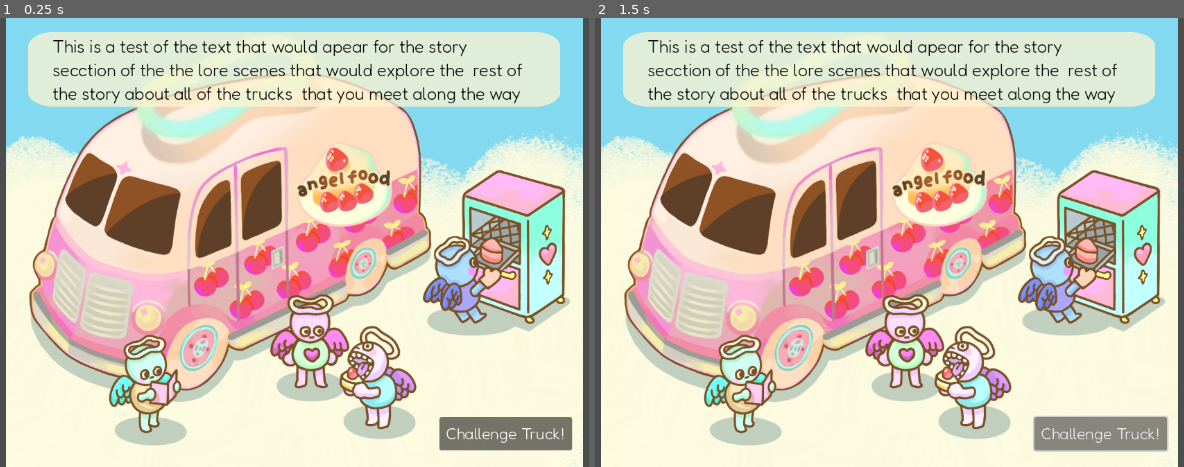
Above: before the commit, frames 1-2 (left to right).
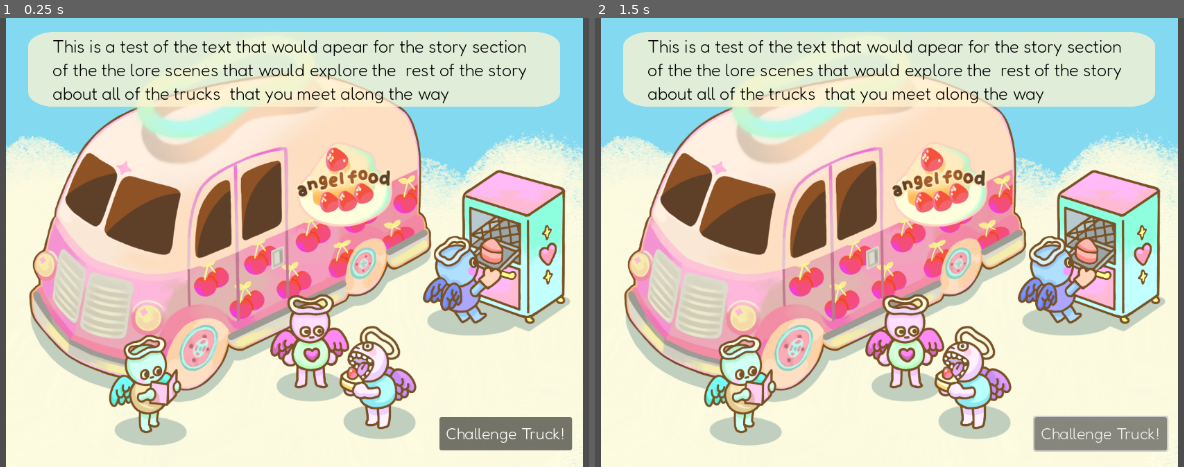
Above: after the commit, the same moments.

Repository: Gus700/FoodTruckBattles
Game: Godot game, scene res://scenes/loreScene.tscn
The game is run twice, just before and just after one commit, with the same random seed, the same clock (stepped at 60 frames per second) and the same inputs. This scene is started directly instead of the project's main scene.
Inputs:
- Up to frame 1 (0.25 s): no input
- Up to frame 2 (1.5 s): click "Challenge Truck!" at 0.5 s; click "Challenge Truck!" at 1.25 s

The runs differ from the first frame. In frame 1, 2.1% of the frame differs, in the area x 8-90%, y 4-20%; in frame 2, 2.1%.

Commit message:
Typo and Organization
Fixed a typo in the lore scene text bubble and added a couple of folders for Scene organization

Diff:
--- a/scenes/Credits.tscn
+++ b/scenes/Credits.tscn
@@ -1,7 +1,7 @@
-[gd_scene load_steps=4 format=3 uid="uid://dvelr5ka7otyy"]
+[gd_scene load_steps=4 format=3 uid="uid://bh81fxcqoi63x"]
 
-[ext_resource type="Script" path="res://scripts/globalScripts/scene.gd" id="1_b4yyb"]
-[ext_resource type="Script" path="res://scripts/globalScripts/ChangeSceneButton.gd" id="1_lt7lk"]
+[ext_resource type="Script" path="res://scripts/SceneManager/scene.gd" id="1_urrrw"]
+[ext_resource type="Script" path="res://scripts/SceneManager/ChangeSceneButton.gd" id="2_gry6h"]
 
 [sub_resource type="LabelSettings" id="LabelSettings_8u650"]
 font_size = 33
@@ -18,7 +18,7 @@
 anchor_bottom = 1.0
 grow_horizontal = 2
 grow_vertical = 2
-script = ExtResource("1_b4yyb")
+script = ExtResource("1_urrrw")
 
 [node name="ColorRect" type="ColorRect" parent="."]
 layout_mode = 0
@@ -43,7 +43,7 @@
 offset_right = 275.0
 offset_bottom = 615.0
 text = "Return to Main Menu"
-script = ExtResource("1_lt7lk")
+script = ExtResource("2_gry6h")
 dest = "MainMenu"
 
 [connection signal="get_dest" from="Cred_Main Menu" to="." method="_on_change_scene_button_get_dest"]
--- a/scenes/MainMenu.tscn
+++ b/scenes/MainMenu.tscn
@@ -1,7 +1,7 @@
-[gd_scene load_steps=4 format=3 uid="uid://c4ruevjqne3aa"]
+[gd_scene load_steps=4 format=3 uid="uid://cv3tnjlpim0ks"]
 
-[ext_resource type="Script" path="res://scripts/globalScripts/scene.gd" id="1_mhper"]
-[ext_resource type="Script" path="res://scripts/globalScripts/ChangeSceneButton.gd" id="1_osf7u"]
+[ext_resource type="Script" path="res://scripts/SceneManager/scene.gd" id="1_cgfym"]
+[ext_resource type="Script" path="res://scripts/SceneManager/ChangeSceneButton.gd" id="2_64bw0"]
 
 [sub_resource type="LabelSettings" id="LabelSettings_8faaw"]
 font_size = 33
@@ -18,7 +18,7 @@
 anchor_bottom = 1.0
 grow_horizontal = 2
 grow_vertical = 2
-script = ExtResource("1_mhper")
+script = ExtResource("1_cgfym")
 
 [node name="ColorRect" type="ColorRect" parent="."]
 layout_mode = 0
@@ -43,7 +43,7 @@
 anchor_right = 0.617188
 anchor_bottom = 0.467593
 text = "Play"
-script = ExtResource("1_osf7u")
+script = ExtResource("2_64bw0")
 dest = "Level"
 
 [node name="Credits" type="Button" parent="."]
@@ -53,7 +53,7 @@
 anchor_right = 0.617188
 anchor_bottom = 0.850309
 text = "Credits"
-script = ExtResource("1_osf7u")
+script = ExtResource("2_64bw0")
 dest = "Credits"
 
 [node name="Memories" type="Button" parent="."]
@@ -63,7 +63,7 @@
 anchor_right = 0.617188
 anchor_bottom = 0.652778
 text = "Memories"
-script = ExtResource("1_osf7u")
+script = ExtResource("2_64bw0")
 dest = "Memories"
 
 [connection signal="get_dest" from="Play" to="." method="_on_change_scene_button_get_dest"]
--- a/scenes/Memories.tscn
+++ b/scenes/Memories.tscn
@@ -1,17 +1,18 @@
-[gd_scene load_steps=14 format=3 uid="uid://b8wy0w4hkxxif"]
-
-[ext_resource type="Script" path="res://scripts/globalScripts/scene.gd" id="1_6e2qw"]
-[ext_resource type="Script" path="res://scripts/globalScripts/ChangeSceneButton.gd" id="2_2rdn3"]
+[gd_scene load_steps=16 format=3 uid="uid://b2pbtif4x6b3"]
+
+[ext_resource type="Script" path="res://scripts/SceneManager/scene.gd" id="1_0noef"]
 [ext_resource type="Texture2D" uid="uid://0uovcm0xbouv" path="res://assets/loreScenes/photos/angel_food_locked.png" id="2_fmr6e"]
-[ext_resource type="Script" path="res://scripts/Mem.gd" id="3_gnium"]
+[ext_resource type="Script" path="res://scripts/Memories/Mem.gd" id="3_oufhp"]
 [ext_resource type="Texture2D" uid="uid://b1u2e2su6l0yu" path="res://assets/loreScenes/photos/bury_me_locked.png" id="4_c2t6x"]
 [ext_resource type="Texture2D" uid="uid://885ba6k7yymi" path="res://assets/loreScenes/photos/cheddorbendor_locked.png" id="5_oire6"]
 [ext_resource type="Texture2D" uid="uid://kh7eutasxwgr" path="res://assets/loreScenes/photos/corn_dog_locked.png" id="6_eg8ur"]
 [ext_resource type="Texture2D" uid="uid://cfo5n02kbbnlh" path="res://assets/loreScenes/photos/devil_s_tango_locked.png" id="7_20rel"]
 [ext_resource type="Texture2D" uid="uid://dg30lru0uqbp4" path="res://assets/loreScenes/photos/frosty_friends_locked.png" id="8_qa11f"]
 [ext_resource type="Texture2D" uid="uid://d0att6uhkbow6" path="res://assets/loreScenes/photos/tacobara_locked.png" id="9_u6b42"]
-[ext_resource type="Script" path="res://scripts/bigMem.gd" id="11_1p1ka"]
+[ext_resource type="Script" path="res://scripts/SceneManager/ChangeSceneButton.gd" id="10_top0h"]
+[ext_resource type="Script" path="res://scripts/Memories/bigMem.gd" id="11_mj4il"]
 [ext_resource type="Texture2D" uid="uid://dfkjhbkthdnhc" path="res://assets/loreScenes/full/deviled_food.png" id="12_lv7um"]
+[ext_resource type="Texture2D" uid="uid://bmh0n4fiiyjvg" path="res://assets/loreScenes/full/narrative_bubble.png" id="13_4q1tn"]
 
 [sub_resource type="LabelSettings" id="LabelSettings_os62y"]
 font_size = 33
@@ -21,6 +22,10 @@
 shadow_color = Color(0.0784314, 0.0784314, 0.0784314, 0.443137)
 shadow_offset = Vector2(6, 6)
 
+[sub_resource type="LabelSettings" id="LabelSettings_adltr"]
+font_size = 25
+font_color = Color(0, 0, 0, 1)
+
 [node name="Memories" type="Control"]
 layout_mode = 3
 anchors_preset = 15
@@ -28,9 +33,10 @@
 anchor_bottom = 1.0
 grow_horizontal = 2
 grow_vertical = 2
-script = ExtResource("1_6e2qw")
+script = ExtResource("1_0noef")
 
 [node name="ColorRect" type="ColorRect" parent="."]
+layout_mode = 0
 offset_right = 1152.0
 offset_bottom = 648.0
 color = Color(0.184314, 0.301961, 0.145098, 1)
@@ -57,7 +63,7 @@
 texture = ExtResource("2_fmr6e")
 expand_mode = 2
 stretch_mode = 4
-script = ExtResource("3_gnium")
+script = ExtResource("3_oufhp")
 img = "angel_food"
 big_img = "res://assets/loreScenes/full/angel_s_scripture.png"
 
@@ -79,7 +85,7 @@
 texture = ExtResource("4_c2t6x")
 expand_mode = 2
 stretch_mode = 4
-script = ExtResource("3_gnium")
+script = ExtResource("3_oufhp")
 img = "bury_me"
 big_img = "res://assets/loreScenes/full/hearse_to_be_you.png"
 
@@ -101,7 +107,7 @@
 texture = ExtResource("5_oire6")
 expand_mode = 2
 stretch_mode = 4
-script = ExtResource("3_gnium")
+script = ExtResource("3_oufhp")
 img = "cheddorbendor"
 big_img = "res://assets/loreScenes/full/gold_standard.png"
 
@@ -123,7 +129,7 @@
 texture = ExtResource("6_eg8ur")
 expand_mode = 2
 stretch_mode = 4
-script = ExtResource("3_gnium")
+script = ExtResource("3_oufhp")
 img = "corn_dog"
 big_img = "res://assets/loreScenes/full/operation_corn_dog.png"
 
@@ -163,7 +169,7 @@
 texture = ExtResource("7_20rel")
 expand_mode = 2
 stretch_mode = 4
-script = ExtResource("3_gnium")
+script = ExtResource("3_oufhp")
 img = "devil_s_tango"
 big_img = "res://assets/loreScenes/full/deviled_food.png"
 
@@ -185,7 +191,7 @@
 texture = ExtResource("8_qa11f")
 expand_mode = 2
 stretch_mode = 4
-script = ExtResource("3_gnium")
+script = ExtResource("3_oufhp")
 img = "frosty_friends"
 big_img = "res://assets/loreScenes/full/frosty_beginnings.png"
 
@@ -207,7 +213,7 @@
 texture = ExtResource("9_u6b42")
 expand_mode = 2
 stretch_mode = 4
-script = ExtResource("3_gnium")
+script = ExtResource("3_oufhp")
 img = "tacobara"
 big_img = "res://assets/loreScenes/full/tacobara.png"
 
@@ -236,20 +242,22 @@
 horizontal_alignment = 1
 
 [node name="Mem_Main Menu" type="Button" parent="."]
+layout_mode = 0
 offset_left = 35.0
 offset_top = 559.0
 offset_right = 275.0
 offset_bottom = 615.0
 text = "Return to Main Menu"
-script = ExtResource("2_2rdn3")
+script = ExtResource("10_top0h")
 dest = "MainMenu"
 
 [node name="BigImgBackground" type="ColorRect" parent="."]
+layout_mode = 0
 offset_right = 1152.0
 offset_bottom = 648.0
 mouse_filter = 2
 color = Color(0, 0, 0, 0)
-script = ExtResource("11_1p1ka")
+script = ExtResource("11_mj4il")
 
 [node name="BigMem" type="TextureRect" parent="BigImgBackground"]
 modulate = Color(1, 1, 1, 0)
@@ -265,6 +273,36 @@
 texture = ExtResource("12_lv7um")
 expand_mode = 3
 stretch_mode = 5
+
+[node name="textBubble" type="TextureRect" parent="BigImgBackground/BigMem"]
+layout_mode = 1
+anchors_preset = -1
+anchor_left = 0.167
+anchor_top = 0.031
+anchor_right = 0.833
+anchor_bottom = 0.198
+offset_right = 6.10352e-05
+texture = ExtResource("13_4q1tn")
+expand_mode = 1
+
+[node name="MarginContainer" type="MarginContainer" parent="BigImgBackground/BigMem/textBubble"]
+layout_mode = 1
+anchors_preset = 15
+anchor_right = 1.0
+anchor_bottom = 1.0
+grow_horizontal = 2
+grow_vertical = 2
+theme_override_constants/margin_left = 35
+theme_override_constants/margin_top = 10
+theme_override_constants/margin_right = 35
+theme_override_constants/margin_bottom = 10
+
+[node name="Label" type="Label" parent="BigImgBackground/BigMem/textBubble/MarginContainer"]
+layout_mode = 2
+text = "This is a test of the text that would apear for the story section of the the lore scenes that would explore the  rest of the story about all of the trucks  that you meet along the way"
+label_settings = SubResource("LabelSettings_adltr")
+vertical_alignment = 1
+autowrap_mode = 2
 
 [node name="hide" type="Button" parent="BigImgBackground/BigMem"]
 modulate = Color(1, 1, 1, 0)
--- a/scenes/SceneSwitcher.tscn
+++ b/scenes/SceneSwitcher.tscn
@@ -1,7 +1,7 @@
-[gd_scene load_steps=6 format=3 uid="uid://nno8qp1w07v3"]
+[gd_scene load_steps=6 format=3 uid="uid://c2u0eyqatn0ya"]
 
-[ext_resource type="PackedScene" uid="uid://c4ruevjqne3aa" path="res://scenes/MainMenu.tscn" id="1_pqqtn"]
-[ext_resource type="Script" path="res://scripts/SceneSwitcher.gd" id="1_tm5p3"]
+[ext_resource type="Script" path="res://scripts/SceneManager/SceneSwitcher.gd" id="1_km3b1"]
+[ext_resource type="PackedScene" uid="uid://cv3tnjlpim0ks" path="res://scenes/MainMenu.tscn" id="1_pqqtn"]
 
 [sub_resource type="Animation" id="Animation_heenh"]
 resource_name = "FadeIn"
@@ -42,7 +42,7 @@
 }
 
 [node name="SceneSwitcher" type="Node"]
-script = ExtResource("1_tm5p3")
+script = ExtResource("1_km3b1")
 
 [node name="AnimationPlayer" type="AnimationPlayer" parent="."]
 libraries = {
--- a/scenes/loreScene.tscn
+++ b/scenes/loreScene.tscn
@@ -53,7 +53,7 @@
 
 [node name="Label" type="Label" parent="textBubble/MarginContainer"]
 layout_mode = 2
-text = "This is a test of the text that would apear for the story secction of the the lore scenes that would explore the  rest of the story about all of the trucks  that you meet along the way"
+text = "This is a test of the text that would apear for the story section of the the lore scenes that would explore the  rest of the story about all of the trucks  that you meet along the way"
 label_settings = SubResource("LabelSettings_j3wkt")
 vertical_alignment = 1
 autowrap_mode = 2
Renamed: scripts/Mem.gd -> scripts/Memories/Mem.gd
Renamed: scripts/bigMem.gd -> scripts/Memories/bigMem.gd
Renamed: scripts/globalScripts/ChangeSceneButton.gd -> scripts/SceneManager/ChangeSceneButton.gd
Renamed: scripts/SceneSwitcher.gd -> scripts/SceneManager/SceneSwitcher.gd
Renamed: scripts/globalScripts/scene.gd -> scripts/SceneManager/scene.gd
